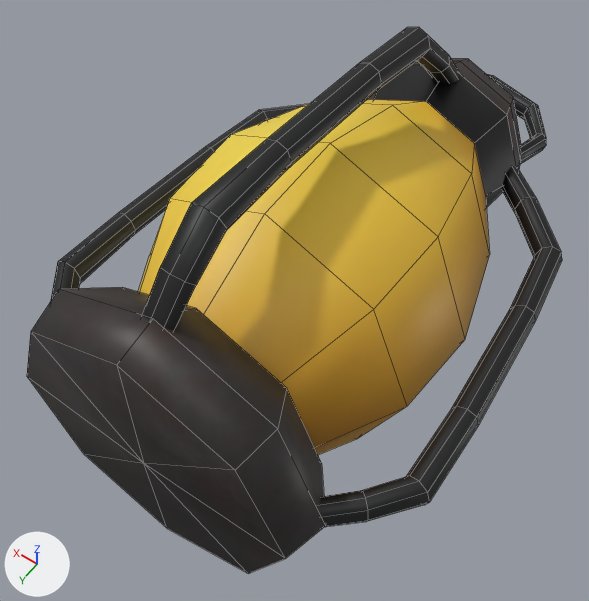
Renders of the FBX model Assets/Prefabs/FBX TP2/Lamp.fbx from each side of a commit.
Camera for both pictures: a 50 mm camera at (-0.104, 0.053, 0.232) aimed at (0.006, -0.101, -0.011). Lighting does not change. The marker at lower left points along +X, +Y and +Z. Mesh edges are drawn as thin lines. Where no turn or scale is listed for an object, it has been applied to the vertices.

The older version as bpy lines, for what is in view:
```python
me_lamp = bpy.data.meshes.new('Lamp')
me_lamp.from_pydata(...)  # 403 vertices, 368 faces; spans x -0.077..0.078, y -0.246..-0.013, z -0.073..0.082
me_lamp.materials.append(mat_material)  # picture img_texturemapmineassets_png
ob_lamp = bpy.data.objects.new('Lamp', me_lamp)
ob_lamp.location = (0.0, 0.0, 0.0)
```
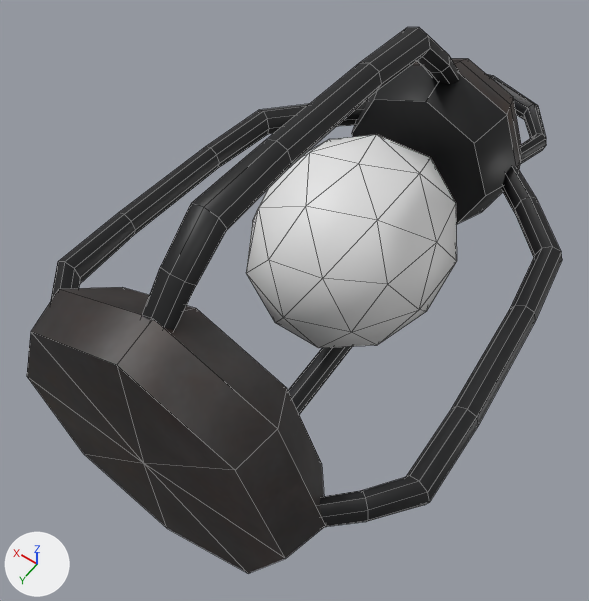
Location of each change, (x1, y1, x2, y2) in pixels of the pictures (589 x 601 px):
'Icosphere', added
    after: (246, 135, 457, 348)
part 1 of me_lamp, cut back
    before: (138, 100, 490, 455)
    after: (352, 100, 486, 224)

Diff of the bpy script that builds the scene:
```diff
--- a/Assets/Prefabs/FBX TP2/Lamp.fbx.py
+++ b/Assets/Prefabs/FBX TP2/Lamp.fbx.py
@@ me_lamp @@
 # used by ob_lamp; location = (0.0, 0.0, 0.0)
-me_lamp.from_pydata(...)  # 403 vertices, 368 faces; spans x -0.077..0.078, y -0.246..-0.013, z -0.073..0.082
+me_lamp.from_pydata(...)  # 371 vertices, 337 faces; spans x -0.077..0.078, y -0.246..-0.013, z -0.073..0.082
+# me_lamp part 1
+# 32 vertices are removed from x -0.058..0.058, y -0.151..-0.043, z -0.054..0.062
+# 32 faces are deleted
+# 1 new face joins them
 me_lamp.materials.append(mat_material)
@@ me_icosphere @@
+me_icosphere.from_pydata(...)  # an icosphere of 80 faces spanning x -0.0374..0.0374, y -0.176..-0.0858, z -0.0394..0.0394
@@ ob_icosphere @@
+ob_icosphere = bpy.data.objects.new('Icosphere', me_icosphere)
+ob_icosphere.location = (0.0, 0.0, 0.0)
```
